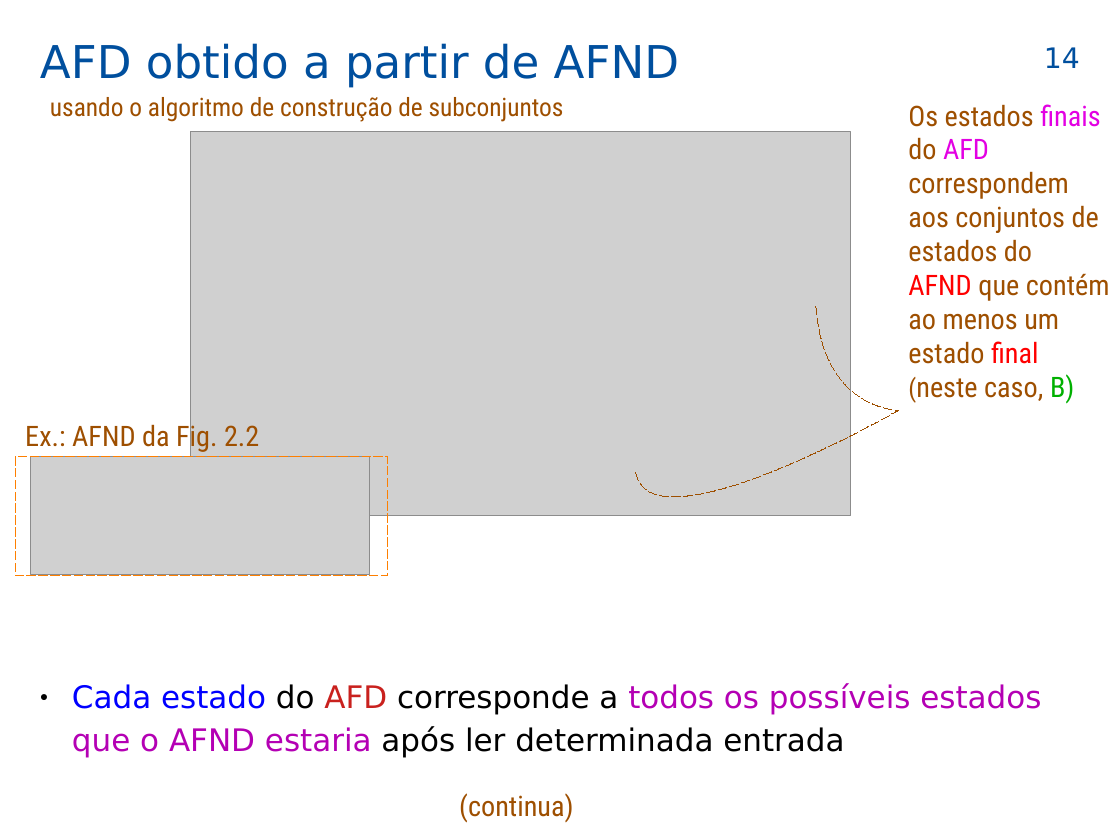
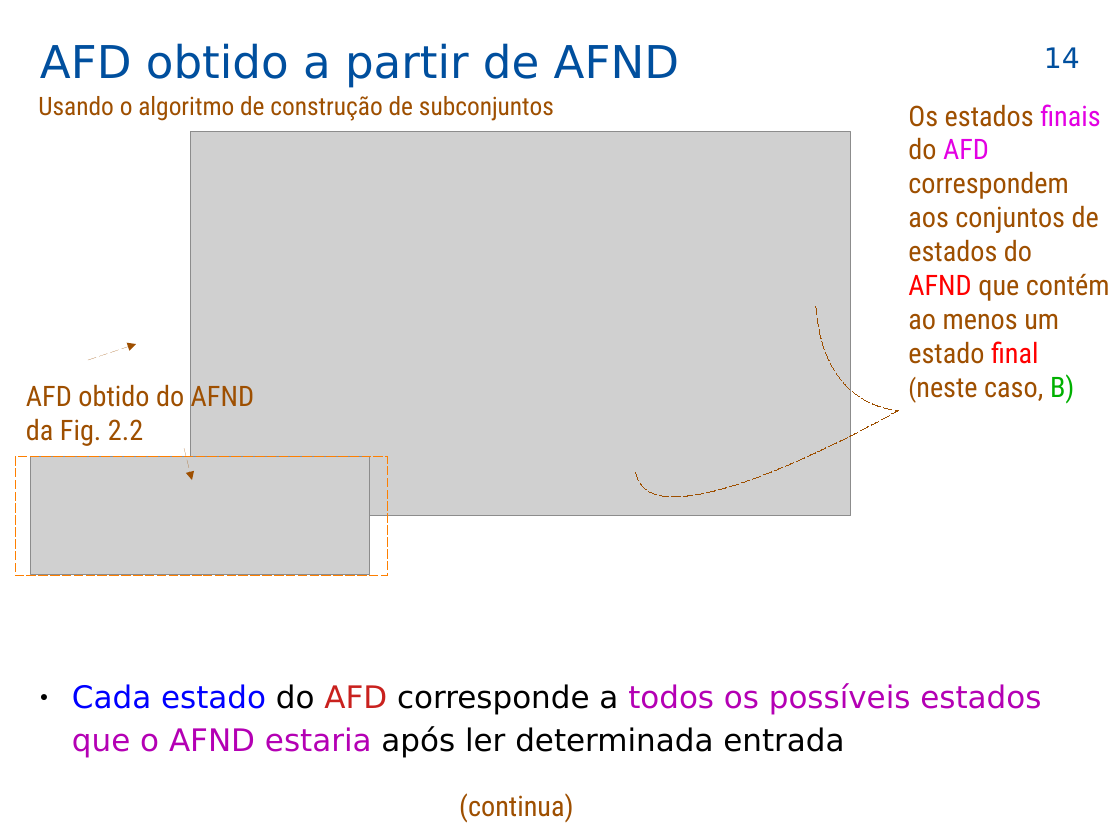
Before and after one commit to efurlanm/teaching, a slide deck: slide 14 of lfa/LFA-22-automatos_2025-04-02.odp. Drawn at 1120x840 pixels with LibreOffice and Linux fonts; fonts in the diff are those of the drawing; grey boxes stand for pictures; background and template pictures are left out. Boxes give left, top, right and bottom in pixels: in the first picture for what was removed or moved away, otherwise in the second. Text is boxed around its words. In the diff, an @@ line names an element or a change of style, - is before the commit and + after.

```diff
--- a/lfa/LFA-22-automatos_2025-04-02.odp
+++ b/lfa/LFA-22-automatos_2025-04-02.odp
@@ text at [38,96,554,121]: text changed @@
-usando o algoritmo de construção de subconjuntos
+Usando o algoritmo de construção de subconjuntos
@@ arrow added from (88, 360) to (136, 345), #9E4F00 0 pt dashed @@
@@ text at [26,384,254,446]: text changed @@
-Ex.: AFND da Fig. 2.2
+AFD obtido do AFND da Fig. 2.2
@@ arrow added from (184, 448) to (192, 480), #9E4F00 0 pt dashed @@
```
Also in this commit, not shown: 17 other slides changed, 1 other file.
